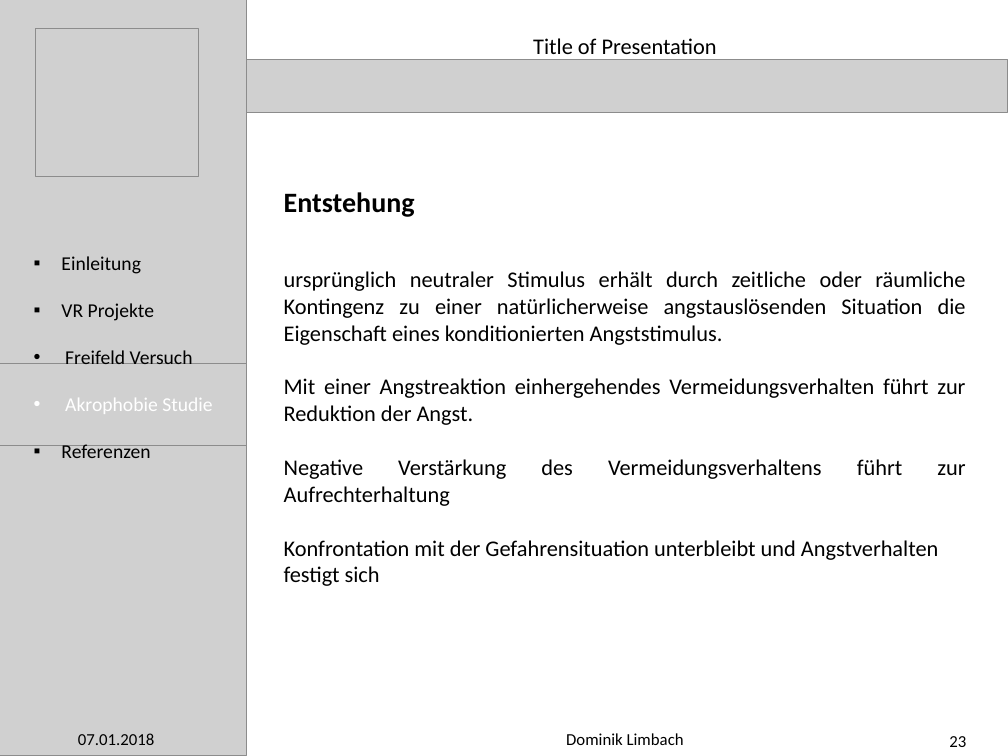
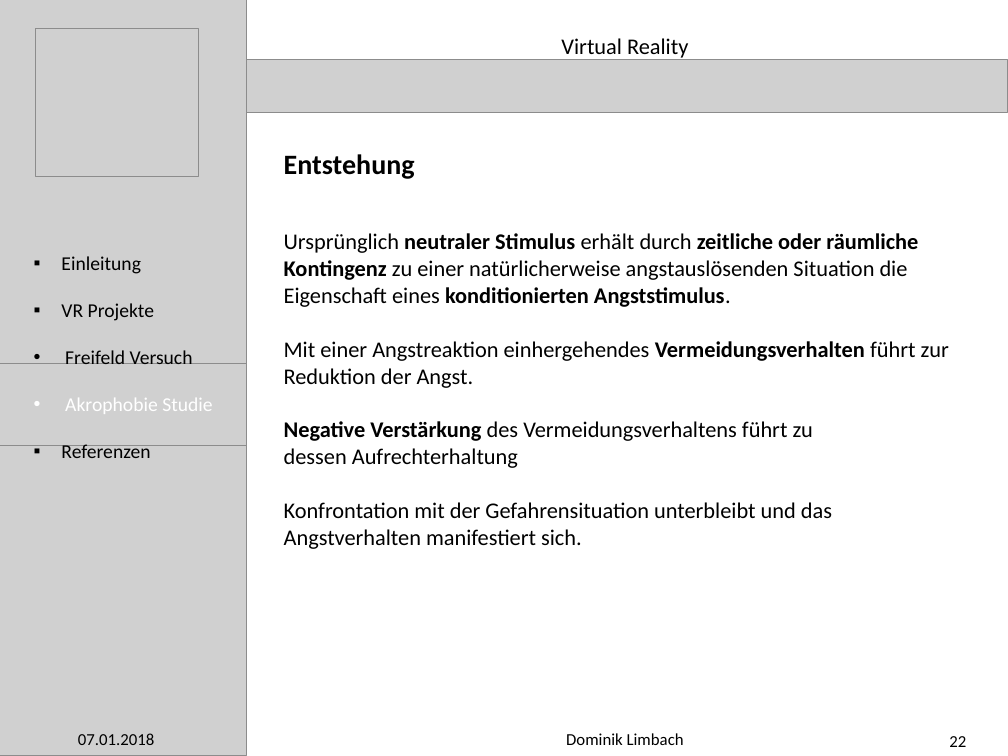
Before and after one commit to meistalampe/Work-, a slide deck: slide 22 of Präsentation Praxisphase/PowerPoint Presentation (Outline).pptx (slide 23 before the commit). Drawn at 1008x756 pixels with LibreOffice and Linux fonts; fonts in the diff are those of the drawing; grey boxes stand for pictures. Boxes give left, top, right and bottom in pixels: in the first picture for what was removed or moved away, otherwise in the second. Text is boxed around its words. In the diff, an @@ line names an element or a change of style, - is before the commit and + after.

```diff
--- a/Präsentation Praxisphase/PowerPoint Presentation (Outline).pptx
+++ b/Präsentation Praxisphase/PowerPoint Presentation (Outline).pptx
@@ text at [561,38,688,60]: text changed @@
-Title of Presentation
+Virtual Reality
@@ text "Entstehung": place and size @@
-text "Entstehung" at [284,192,966,586]
+text "Entstehung" at [284,154,949,549]
@@ text at [284,233,949,549]: text changed @@
-ursprünglich neutraler Stimulus erhält durch zeitliche oder räumliche Kontingenz zu einer natürlicherweise angstauslösenden Situation die Eigenschaft eines konditionierten Angststimulus.
-Mit einer Angstreaktion einhergehendes Vermeidungsverhalten führt zur Reduktion der Angst.
-Negative Verstärkung des Vermeidungsverhaltens führt zur Aufrechterhaltung
-Konfrontation mit der Gefahrensituation unterbleibt und Angstverhalten
-festigt sich
+Ursprünglich neutraler Stimulus erhält durch zeitliche oder räumliche
+Kontingenz zu einer natürlicherweise angstauslösenden Situation die
+Eigenschaft eines konditionierten Angststimulus.
+Mit einer Angstreaktion einhergehendes Vermeidungsverhalten führt zur
+Reduktion der Angst.
+Negative Verstärkung des Vermeidungsverhaltens führt zu
+dessen Aufrechterhaltung
+Konfrontation mit der Gefahrensituation unterbleibt und das
+Angstverhalten manifestiert sich.
@@ page number at [949,736,966,747]: text changed @@
-23
+22
```
Also in this commit, not shown: 28 other slides changed, 1 slide added, 1 other file.
